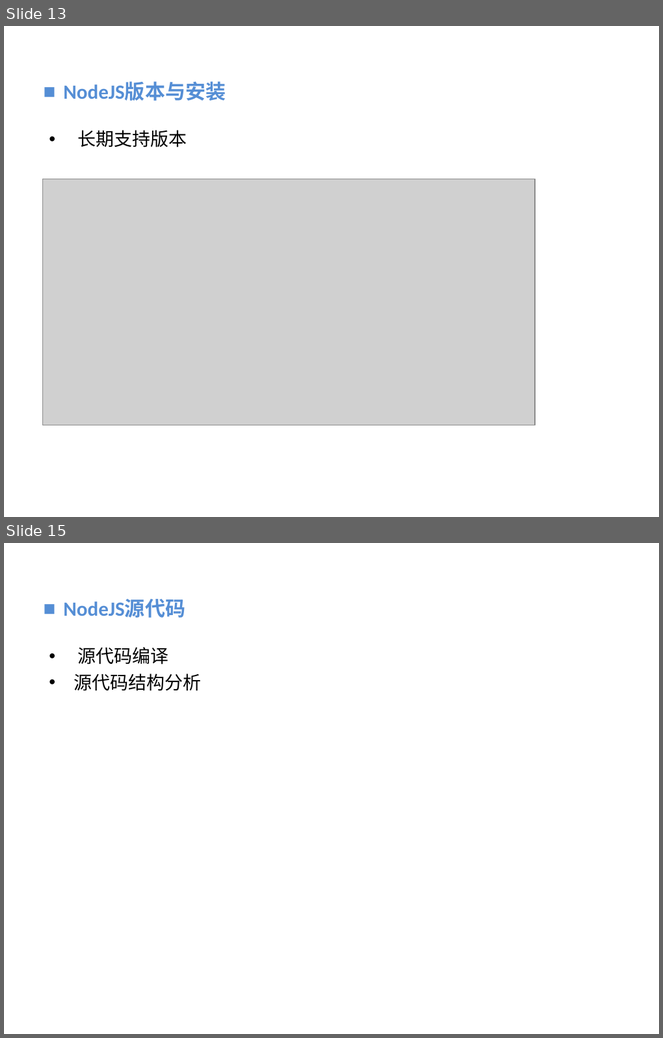
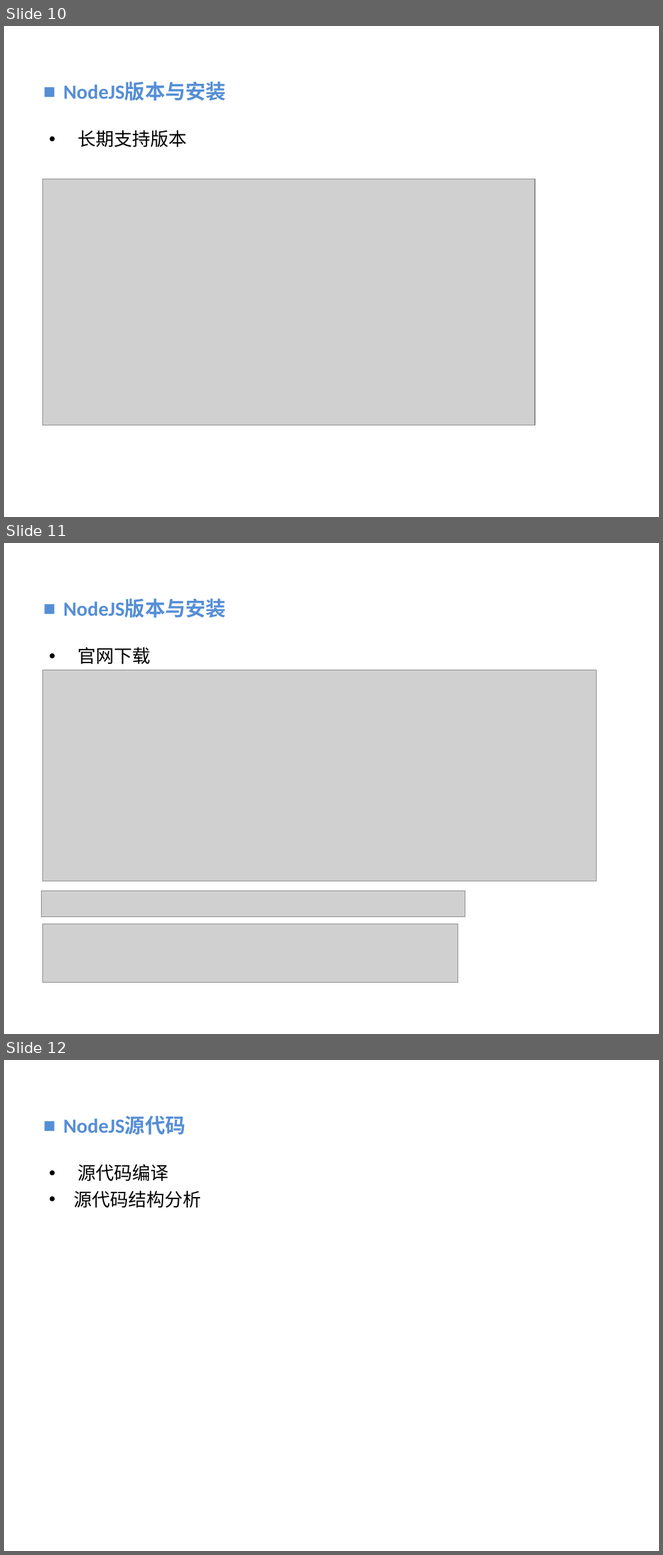
Before and after one commit to vaik/Documents, a slide deck: 我的分享/NodeJS基础概念理解.ppt. Shown one above the other, each under a label of ours: slides 13 and 15 before the commit, slides 10, 11 and 12 after it; the slides between them are not shown. The pictures are 663x1038 and 663x1555 pixels, drawn with LibreOffice and Linux fonts; fonts in the diff are those of the drawing; grey boxes stand for pictures; background and template pictures are left out. Boxes give left, top, right and bottom in pixels: in the first picture for what was removed or moved away, otherwise in the second. Text is boxed around its words. In the diff, an @@ line names an element or a change of style, - is before the commit and + after.

```diff
--- a/我的分享/NodeJS基础概念理解.ppt
+++ b/我的分享/NodeJS基础概念理解.ppt
@@ slide 11 added at bbox=[4, 543, 659, 1034], background picture (left out) @@
@@ text added at bbox=[63, 599, 226, 618], 22.2 pt, text #558ED5, bold @@
+■ NodeJS版本与安装
@@ text added at bbox=[77, 647, 150, 665], 20 pt, text #000000 @@
+• 官网下载
@@ picture added at bbox=[42, 670, 596, 882] @@
@@ picture added at bbox=[41, 891, 466, 917] @@
@@ picture added at bbox=[42, 925, 458, 982] @@
@@ what was slide 13 is now slide 10 @@
@@ what was slide 15 is now slide 12 @@
```
Also in this commit, not shown: 3 slides changed, 1 other slide added, 5 slides removed.
